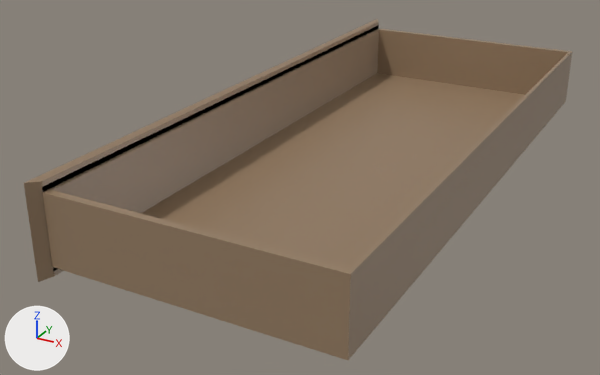
The FBX model roulette.Unity/Assets/Art/Shop/ShopSeparated/shop_storage.fbx: old version first, new version second.
Camera for both pictures: a 50 mm camera at (0.6, -1.293, 0.515) aimed at (-0.066, -0.081, -0.09). The lights are fixed; the arrows at lower left show +X, +Y and +Z. The picture after the commit comes second.

Names of what the first picture shows: 'shop_storage'.
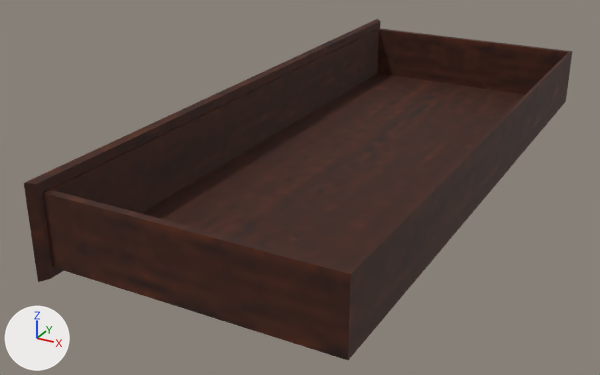
Where the change shows, as pixel boxes (x1, y1, x2, y2) in the pictures (600 x 375 px; the box of a moved part takes in the faces that stretch with it):
'shop_storage', recoloured, reshaped, surface changed (darker): (24, 19, 572, 360) in both
part 1 of me_storage, moved or reshaped: before (24, 19, 379, 282); after (24, 19, 380, 282)
part 2 of me_storage, surface changed (darker): (24, 19, 572, 360) in both

The change, as a list of edits to the scene's bpy script:
```text
Add img_shop_diff_png:
    img_shop_diff_png = load_image('shop_diff.png', 'shop_diff.png', 512, 512, 'sRGB')
Add img_shop_rough_png:
    img_shop_rough_png = load_image('shop_rough.png', '../shop_rough.png', 512, 512, 'Non-Color')
Add mat_shop_mat:
    mat_shop_mat = bpy.data.materials.new('shop_mat')
    # uses the picture img_shop_diff_png
    # uses the picture img_shop_rough_png
Change me_storage:
    where me_storage.from_pydata(...)  # 56 vertices, 58 faces; spans x -0.261..0.261, y -0.578..0.578, z -0.076..0.076
    used by ob_shop_storage; location = (0.0, 0.0, 0.0)
    remove me_storage.materials.append(mat_brown_light)  # brown #957d63
    me_storage part 1
    me_storage.vertices[16].co: (-0.201, -0.557, 0.073) -> (-0.201, -0.567, 0.073)  # pixel (41, 181) -> pixel (36, 183)
    me_storage.vertices[17].co: (-0.201, -0.557, -0.073) -> (-0.201, -0.567, -0.073)  # pixel (54, 276) -> pixel (49, 279)
    me_storage.vertices[18].co: (-0.201, 0.557, -0.073) -> (-0.201, 0.569, -0.073)
    me_storage.vertices[19].co: (-0.201, 0.557, 0.073) -> (-0.201, 0.569, 0.073)  # pixel (378, 22) -> pixel (380, 21)
    me_storage part 2: texture (UV) coordinates of 58 of 58 faces, centred in x -0.254..0.261, y -0.567..0.567, z -0.074..0.074, changed; they spanned u 0.0..1.0, v 0.0..1.0 and now span u 0.0..0.99, v 0.16..0.92
    add me_storage.materials.append(mat_shop_mat)
```
